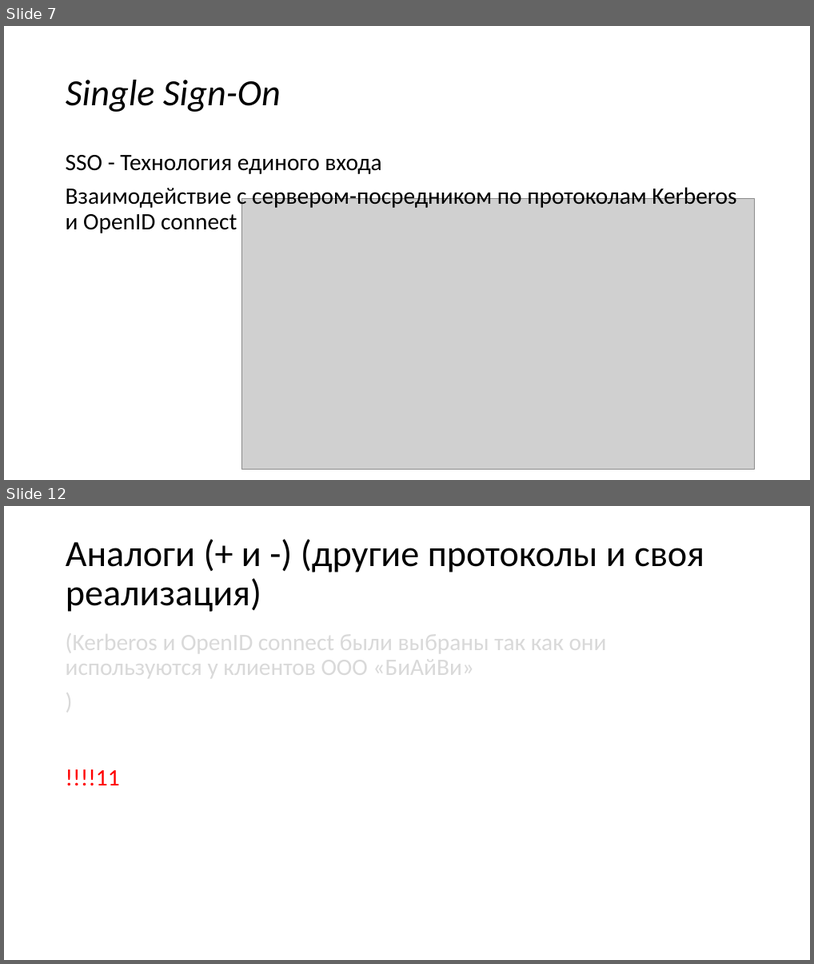
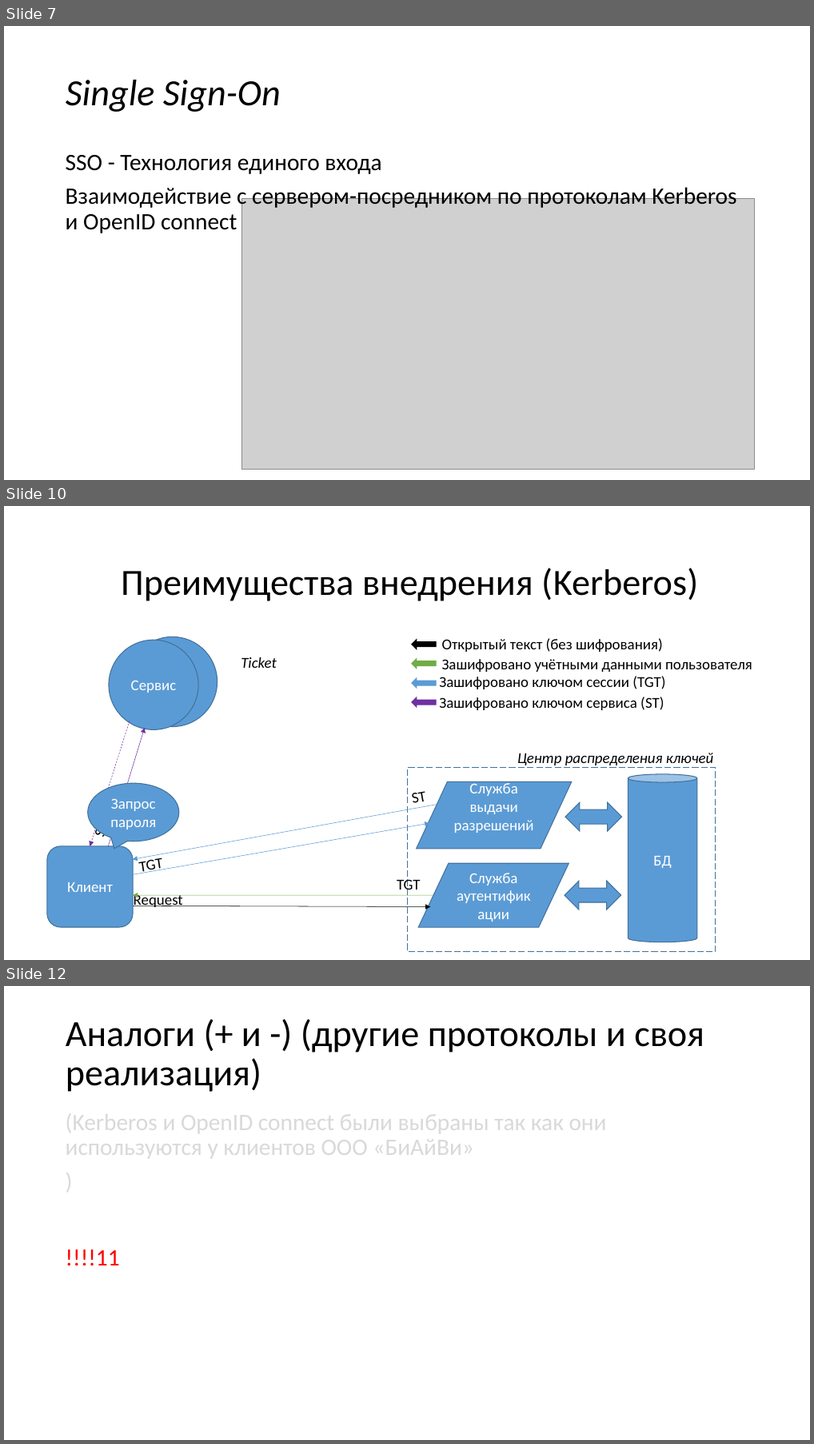
Before and after one commit to KozinOleg97/diplom, a slide deck: Vkr_p2.ppt. Shown one above the other, each under a label of ours: slides 7 and 12 before the commit, slides 7, 10 and 12 after it; the slides between them are not shown. The pictures are 814x964 and 814x1444 pixels, drawn with LibreOffice and Linux fonts; fonts in the diff are those of the drawing; grey boxes stand for pictures. Boxes give left, top, right and bottom in pixels: in the first picture for what was removed or moved away, otherwise in the second. Text is boxed around its words. In the diff, an @@ line names an element or a change of style, - is before the commit and + after.

```diff
--- a/Vkr_p2.ppt
+++ b/Vkr_p2.ppt
@@ slide 10 added at (4,506,810,960), background #FFFFFF @@
@@ title added at (121,568,698,601), 44 pt, text #000000 @@
+Преимущества внедрения (Kerberos)
@@ ellipse added at (109,640,198,729), fill #5B9BD5, outline #41719C 0.99 pt, 18 pt, text #FFFFFF @@
+Сервис
@@ ellipse added at (128,636,218,726), fill #5B9BD5, outline #41719C 0.99 pt, 18 pt, text #FFFFFF @@
+Сервис
@@ right arrow added at (411,639,436,648), fill #000000, outline #000000 0.99 pt @@
@@ text added at (442,638,663,652), 18 pt, text #000000 @@
+Открытый текст (без шифрования)
@@ text added at (241,657,277,668), 18 pt, text #000000, italic @@
+Ticket
@@ right arrow added at (411,658,436,668), fill #70AD47, outline #70AD47 0.99 pt @@
@@ text added at (442,659,753,672), 18 pt, text #000000 @@
+Зашифровано учётными данными пользователя
@@ right arrow added at (411,678,436,688), fill #5B9BD5, outline #5B9BD5 0.99 pt @@
@@ right arrow added at (411,697,436,707), fill #7030A0, outline #7030A0 0.99 pt @@
@@ text added at (439,676,666,689), 18 pt, text #000000 @@
+Зашифровано ключом сессии (TGT)
@@ text added at (439,696,664,710), 18 pt, text #000000 @@
+Зашифровано ключом сервиса (ST)
@@ arrow added from (130, 720) to (90, 846), #7030A0 0.51 pt dashed @@
@@ arrow added from (108, 846) to (145, 728), #7030A0 0.51 pt @@
@@ rectangle added at (408,767,716,952), outline #41719C 0.99 pt dashed @@
@@ text added at (518,752,714,768), 18 pt, text #000000, italic @@
+Центр распределения ключей
@@ speech bubble added at (88,783,179,841), fill #5B9BD5, outline #41719C 0.99 pt, 18 pt, text #FFFFFF @@
+Запрос пароля
@@ text added at (413,791,426,808), 18 pt, text #000000 @@
+ST
@@ flow chart input output added at (416,782,572,848), fill #5B9BD5, outline #41719C 0.99 pt, 18 pt, text #FFFFFF @@
+Служба выдачи разрешений
@@ cylinder added at (628,774,698,941), fill #5B9BD5, outline #41719C 0.99 pt, 18 pt, text #FFFFFF @@
+БД
@@ arrow added from (436, 804) to (132, 859), #5B9BD5 0.51 pt @@
@@ left right arrow added at (566,802,622,831), fill #5B9BD5, outline #41719C 0.99 pt @@
@@ text added at (90,825,110,838), 18 pt, text #000000 @@
+ST
@@ arrow added from (133, 874) to (430, 823), #5B9BD5 0.51 pt @@
@@ rounded rectangle added at (47,846,133,927), fill #5B9BD5, outline #41719C 0.99 pt, 18 pt, text #FFFFFF @@
+Клиент
@@ text added at (140,856,163,873), 18 pt, text #000000 @@
+TGT
@@ flow chart input output added at (418,863,570,927), fill #5B9BD5, outline #41719C 0.99 pt, 18 pt, text #FFFFFF @@
+Служба аутентификации
@@ text added at (397,879,421,894), 18 pt, text #000000 @@
+TGT
@@ left right arrow added at (564,880,621,908), fill #5B9BD5, outline #41719C 0.99 pt @@
@@ arrow added from (133, 905) to (430, 906), #000000 0.51 pt @@
@@ arrow added from (433, 895) to (133, 895), #70AD47 0.51 pt @@
@@ text added at (134,892,183,907), 18 pt, text #000000 @@
+Request
```
Also in this commit, not shown: 4 slides changed, 1 other slide added, 2 slides removed, 1 other file.
